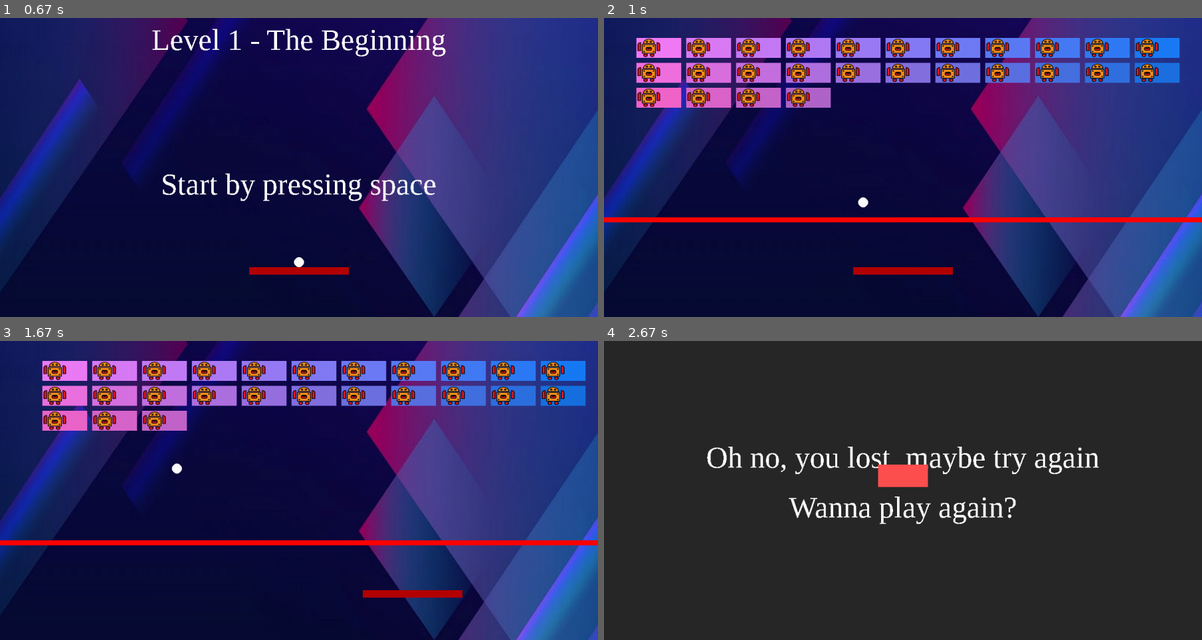
Above: before the commit, frames 1-4 (two rows, left to right).
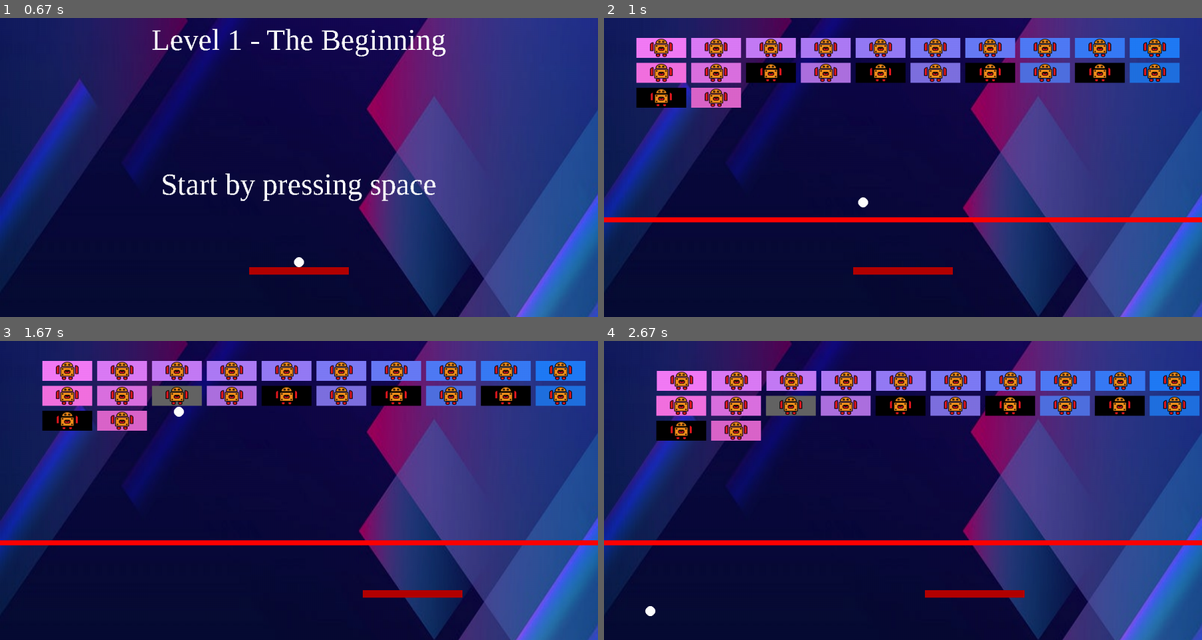
Above: after the commit, the same moments.

Repository: Kevin333221/INF-1400
Game: pygame game, started from Main.py
The game is run twice, just before and just after one commit, with the same random seed, the same clock (stepped at 60 frames per second) and the same inputs.
Inputs (mouse positions are in pixels of both pictures, inside the frame that each line leads up to):
- Up to frame 1 (0.67 s): press the mouse at (299, 182) at 0.37 s; move the mouse to (287, 134) at 0.47 s; release the mouse at (275, 86) at 0.6 s
- Up to frame 2 (1 s): tap Space at 0.67 s
- Up to frame 3 (1.67 s): hold Right 1-1.47 s; tap Space at 1.07, 1.37, 1.57 s; hold Right from 1.5 s (still down)
- Up to frame 4 (2.67 s): tap Space at 1.87, 2.07, 2.37 s; release Right at 1.97 s; hold Left 2-2.53 s

Frame 1 is identical in both runs. In frame 2, 10% of the frame differs, in the area x 5-94%, y 6-30%; in frame 3, 9.8%; in frame 4, 100%, in the area x 0-100%, y 0-100%.

Commit message:
Harder Enemies

Diff:
--- a/Enemies.py
+++ b/Enemies.py
@@ -3,25 +3,22 @@
 
 class basic_enemy:
     dir_right = True
-
     def __init__(self, screen_w, screen_h, xpos, ypos, width, color):
         self.screen_w = screen_w
         self.screen_h = screen_h
         self.pos = Vector2(xpos, ypos)
         self.w = width
         self.h = 40
+        self.health = 1
         self.color = color
         self.xspeed = 0.5
         self.IMG = pygame.transform.smoothscale(pygame.image.load('Sprites/logo.png'), (50, 40))
         self.line_of_death = 200
         self.h_change = 10
-        #self.color = ((random.randint(0,255)), (random.randint(0,255)), (random.randint(0,255)))
 
     def draw(self, surface):
-        self.colorR = basic_enemy.color_picker(self.screen_w - self.pos.x, 0, self.screen_w, 0, 255)
-        self.colorG = basic_enemy.color_picker(self.screen_h - self.pos.y, 0, self.screen_h - 20, 0, 255)
-        pygame.draw.rect(surface, (self.colorR, self.colorG/2, self.colorG), (self.pos.x, self.pos.y, self.w, self.h))
-        surface.blit(self.IMG, (self.pos.x, self.pos.y))
+        pygame.draw.rect(surface, self.color, (self.pos.x, self.pos.y, self.w, self.h))
+        surface.blit(self.IMG, (self.pos.x + self.w/2 - self.IMG.get_width()/2, self.pos.y))
         pygame.draw.rect(surface, (255, 0, 0), (0, self.screen_h - self.line_of_death, self.screen_w, 10))
 
     def update(self):
@@ -30,5 +27,8 @@
         else:
             self.pos.x -= self.xspeed
 
-    def color_picker(value, left_min, left_max, right_min, right_max):
-        return right_min + ((right_max - right_min) / (left_max - left_min)) * (value - left_min)
+class harder_enemy(basic_enemy):
+    def __init__(self, screen_w, screen_h, xpos, ypos, width, color):
+        super().__init__(screen_w, screen_h, xpos, ypos, width, color)
+        self.color = color
+        self.health = 2
--- a/Main.py
+++ b/Main.py
@@ -10,9 +10,8 @@
 screen_w = 1200
 screen_h = 600
 
-num_of_enemies = 45
 universal_speed = 6
-distance_between_other_enemies = 100
+distance_between_other_enemies = 110
 
 # Pygame init
 pygame.init()
@@ -37,8 +36,6 @@
 
 # Levels Background
 main_hub_BG = pygame.transform.smoothscale(pygame.image.load('Levels_BG/Main.jpg'), (screen_w, screen_h))
-level1_BG = pygame.transform.smoothscale(pygame.image.load('Levels_BG/Level1.jpg'), (screen_w, screen_w))
-level2_BG = pygame.transform.smoothscale(pygame.image.load('Levels_BG/level2.jpg'), (screen_w, screen_h))
 
 # Sounds
 mario = pygame.mixer.Sound('Sounds/Mario.mp3')
@@ -49,6 +46,58 @@
 main_song = pygame.mixer.Sound('Sounds/game_song.mp3')
 click = pygame.mixer.Sound('Sounds/click.mp3')
 
+
+def color_picker(value, left_min, left_max, right_min, right_max):
+    return right_min + ((right_max - right_min) / (left_max - left_min)) * (value - left_min)
+
+def enemies_create(array_with_enemies):
+    counter = 0
+    all_enemies_length = distance_between_other_enemies*len(array_with_enemies)
+    enemy_messuring_unit = 0
+
+    # Calculating the total width of x number of enemies on the screen
+    if all_enemies_length > screen_w:
+        while enemy_messuring_unit + distance_between_other_enemies < screen_w:
+            enemy_messuring_unit += distance_between_other_enemies
+    else:
+        while enemy_messuring_unit + distance_between_other_enemies < all_enemies_length:
+            enemy_messuring_unit += distance_between_other_enemies
+
+    enemy_spawn_shift = (screen_w - enemy_messuring_unit)/2 + 5
+    bots = []
+    enemy_ypos = 40
+
+    for x in array_with_enemies:
+        enemy_xpos = counter*distance_between_other_enemies
+        if x == 0:
+            enemy = Enemies.basic_enemy(screen_w, screen_h, enemy_xpos + enemy_spawn_shift, enemy_ypos, 100, 0)
+            if enemy.pos.y + 50 < screen_h - enemy.line_of_death:
+                if enemy.pos.x + enemy.w < screen_w:
+                    counter += 1
+                else:
+                    enemy.pos.x = enemy_spawn_shift
+                    enemy.pos.y += 50
+                    enemy_ypos += 50
+                    counter = 1
+            colorR = color_picker(screen_w - enemy.pos.x, 0, screen_w, 0, 255)
+            colorG = color_picker(screen_h - enemy.pos.y, 0, screen_h - 20, 0, 255)
+            enemy.color = (colorR, colorG/2, colorG)
+            bots.append(enemy)
+        if x == 1:
+            enemy = Enemies.harder_enemy(screen_w, screen_h, enemy_xpos + enemy_spawn_shift, enemy_ypos, 100, 0)
+            if enemy.pos.y + 50 < screen_h - enemy.line_of_death:
+                if enemy.pos.x + enemy.w < screen_w:
+                    counter += 1
+                else:
+                    enemy.pos.x = enemy_spawn_shift
+                    enemy.pos.y += 50
+                    enemy_ypos += 50
+                    counter = 1
+            bots.append(enemy)
+        else:
+            print("Invalid ID")
+    return bots
+
 def creating_enemies(num_of_enemies, enemy_width):
     counter = 0
     all_enemies_length = distance_between_other_enemies*num_of_enemies
@@ -61,10 +110,6 @@
     else:
         while enemy_messuring_unit + distance_between_other_enemies < all_enemies_length:
             enemy_messuring_unit += distance_between_other_enemies
-
-    # Calculating the width of the enemies depending on the screen size
-    if enemy_width >= distance_between_other_enemies:
-        enemy_width = distance_between_other_enemies - 10
 
     enemy_spawn_shift = (screen_w - enemy_messuring_unit)/2 + 5
     bots = []
@@ -131,19 +176,27 @@
 
 def winning_screen(ball):
     winning_text = my_font_60.render("Congratulation, You Win!", False, (255, 255, 255))
+    next_level_text = my_font_60.render("Wanna go to next level?", False, (255, 255, 255))
+    press_space_text = my_font_60.render("Just press space", False, (255, 255, 255))
     screen.fill((40, 40, 40))
-    screen.blit(winning_text, (screen_w/2 - winning_text.get_width()/2, screen_h/2))
+    screen.blit(winning_text, (screen_w/2 - winning_text.get_width()/2, screen_h/4))
+    screen.blit(next_level_text, (screen_w/2 - next_level_text.get_width()/2, screen_h/3))
+    screen.blit(press_space_text, (screen_w/2 - press_space_text.get_width()/2, screen_h/2))
     ball.dir.x = 0
     ball.dir.y = 0
-    exit_menu()
+    check_for_quit()
 
 def level1():
 
     global level1_start
     global level1_init
+    global level2_init
+
+    arr_enemies = [0, 0, 0, 0, 0, 0, 0, 0, 0, 0, 0,
+                   0, 1, 0, 1, 0, 1, 0, 1, 0, 1, 0]
 
     level1_BG = pygame.transform.smoothscale(pygame.image.load('Levels_BG/Level1.jpg'), (screen_w, screen_w))
-    enemies = creating_enemies(26, 100)
+    enemies = enemies_create(arr_enemies)
     start_text = my_font_60.render("Start by pressing space", False, (255, 255, 255))
     level1_title = my_font_60.render("Level 1 - The Beginning", False, (255, 255, 255))
 
@@ -174,6 +227,100 @@
 
         while level1_start:
             screen.blit(level1_BG, (0,0))
+            clock.tick(60)
+
+            # Checks if the user presses Right-key og the Left-key
+            keys = pygame.key.get_pressed()
+            user.walk(keys, universal_speed)
+
+            # Checks if the ball hits the player
+            if precode.intersect_rectangle_circle(user.pos, user.w, user.h, ball1.pos, ball1.r, ball1.dir):
+                ball_bounce.play()
+                user.ball_hit(ball1, universal_speed)
+
+            # Renderer
+            ball1.update()
+            ball1.draw(screen)
+            user.draw(screen)
+
+            # Enemies Method Init
+            if len(enemies) != 0:
+                for x in enemies:
+                    hits_an_enemy = precode.intersect_rectangle_circle(x.pos, x.w, x.h, ball1.pos, ball1.r, ball1.dir)
+                    if hits_an_enemy and x.health == 1:
+                        ball_bounce.play()
+                        ball1.dir = hits_an_enemy * ball1.speed
+                        enemies.remove(x)
+                    elif hits_an_enemy and x.health == 2:
+                        ball_bounce.play()
+                        ball1.dir = hits_an_enemy * ball1.speed
+                        x.color = (100, 100, 100)
+                    else:
+                        if x.pos.x + x.w >= x.screen_w:
+                            Enemies.basic_enemy.dir_right = False
+                            for y in enemies:
+                                y.pos.y += y.h_change
+                        if x.pos.x <= 0:
+                            Enemies.basic_enemy.dir_right = True
+                            for y in enemies:
+                                y.pos.y += y.h_change
+                    x.update()
+                    x.draw(screen)
+
+                    if x.pos.y + 5 >= screen_h - x.line_of_death:
+                        ball1.dead = True
+            else:
+                level1_init = False
+                level1_start = False
+                level2_init = True
+
+            # Checks if the ball is out of bottom of the screen
+            if ball1.dead:
+                enemies.clear()
+                dead(ball1)
+                restart_level1(ball1, user)
+                enemies = enemies_create(arr_enemies)
+                level1_start = False
+            check_for_quit()
+        check_for_quit()
+
+def level2():
+
+    global level2_start
+    global level2_init
+
+    level2_BG = pygame.transform.smoothscale(pygame.image.load('Levels_BG/level2.jpg'), (screen_w, screen_h))
+    enemies = creating_enemies(1, 100)
+    start_text = my_font_60.render("Start by pressing space", False, (255, 255, 255))
+    level1_title = my_font_60.render("Level 2 - Solid State", False, (255, 255, 255))
+
+    # User, Enemies
+    user = Player.player(screen_w, screen_h)
+    if screen_w >= 1600:
+        ball1 = Ball.basic_ball(screen_w, screen_h, 10)
+    elif screen_w == 1200:
+        ball1 = Ball.basic_ball(screen_w, screen_h, 8)
+    else:
+        ball1 = Ball.basic_ball(screen_w, screen_h, universal_speed)
+
+    while level2_init:
+        for event in pygame.event.get():
+            if event.type == pygame.KEYDOWN:
+                if event.key == pygame.K_SPACE:
+                    level2_start = True
+
+        screen.blit(level2_BG, (0,0))
+        screen.blit(level1_title, (screen_w/2 - level1_title.get_width()/2, 10))
+
+        # "Start by pressing enter"
+        screen.blit(start_text, (screen_w/2 - start_text.get_width()/2, screen_h/2))
+
+        # Preview of player and ball
+        ball1.draw(screen)
+        user.draw(screen)
+
+        while level2_start:
+            screen.blit(level2_BG, (0,0))
             clock.tick(60)
 
             # Checks if the user presses Right-key og the Left-key
@@ -220,8 +367,8 @@
                 enemies.clear()
                 dead(ball1)
                 restart_level1(ball1, user)
-                enemies = creating_enemies(26, 100)
-                level1_start = False
+                enemies = creating_enemies(num_of_enemies, 100)
+                level2_start = False
             check_for_quit()
         check_for_quit()
 
@@ -478,6 +625,8 @@
 running = True
 level1_init = False
 level1_start = False
+level2_init = False
+level2_start = False
 levels_init = False
 options_init = False
 exit_init = False
@@ -500,6 +649,10 @@
     # Init levels
     if level1_init:
         level1()
+
+    if level2_init:
+        level2()
+
     if levels_init:
         pass
     if options_init:
